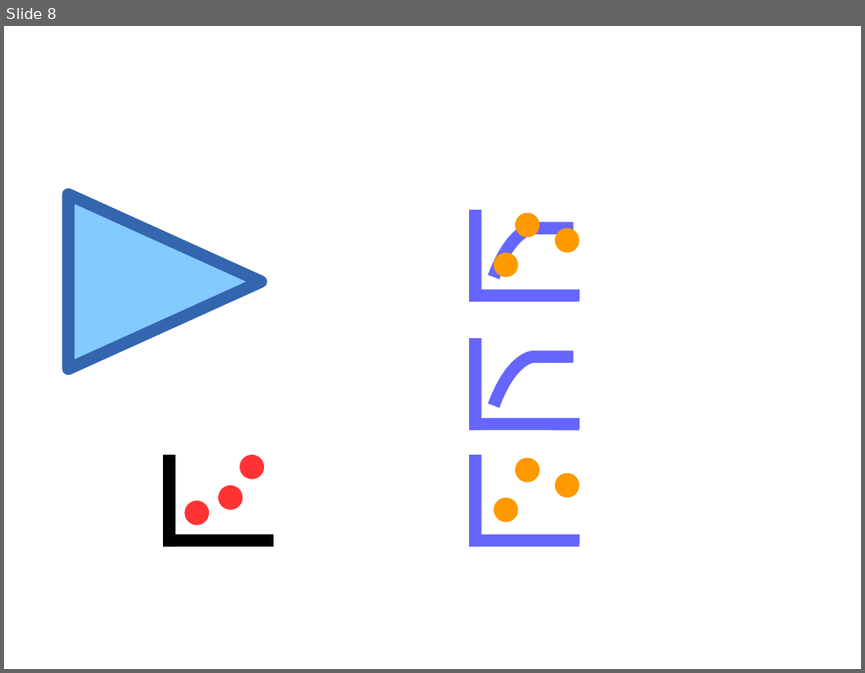
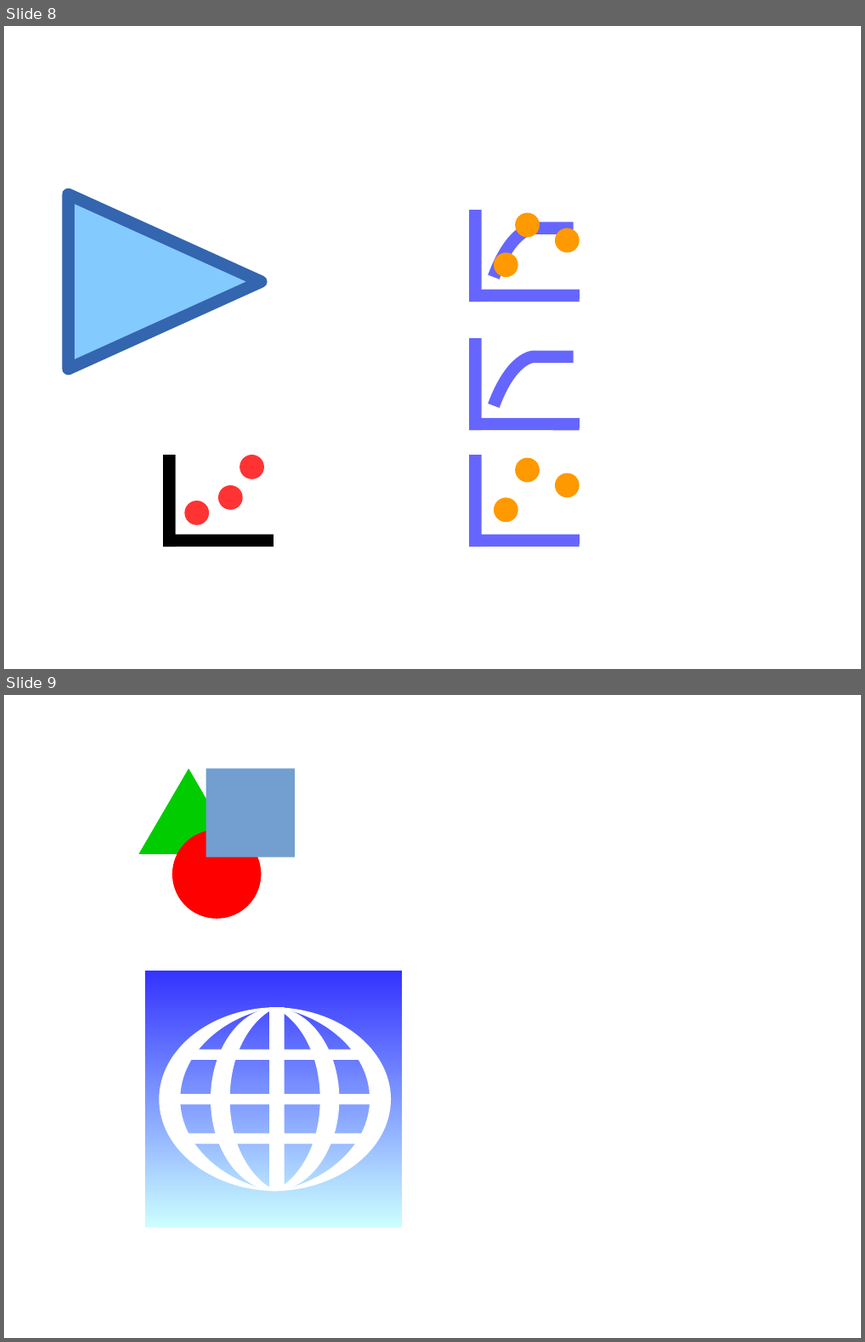
Before and after one commit to PauloCarvalhoRJ/gammaray, a slide deck: art/logo.odp. Shown one above the other, each under a label of ours: slide 8 before the commit, slides 8 and 9 after it. The pictures are 865x673 and 865x1342 pixels, drawn with LibreOffice and Linux fonts; fonts in the diff are those of the drawing. Boxes give left, top, right and bottom in pixels: in the first picture for what was removed or moved away, otherwise in the second. Text is boxed around its words. In the diff, an @@ line names an element or a change of style, - is before the commit and + after.

```diff
--- a/art/logo.odp
+++ b/art/logo.odp
@@ slide 9 added at bbox=[4, 695, 861, 1338], background #FFFFFF @@
@@ triangle added at bbox=[138, 768, 239, 854], fill #00CC00 @@
@@ rectangle added at bbox=[206, 768, 295, 857], fill #729FCF @@
@@ ellipse added at bbox=[172, 829, 262, 919], fill #FF0000 @@
@@ rectangle added at bbox=[145, 970, 402, 1228], fill gradient #3333FF to #CCFFFF @@
@@ group added at bbox=[159, 1008, 392, 1191]: 4 freeform shapes, 4 rectangles @@
```
Also in this commit, not shown: 1 slide removed, 6 other files.
